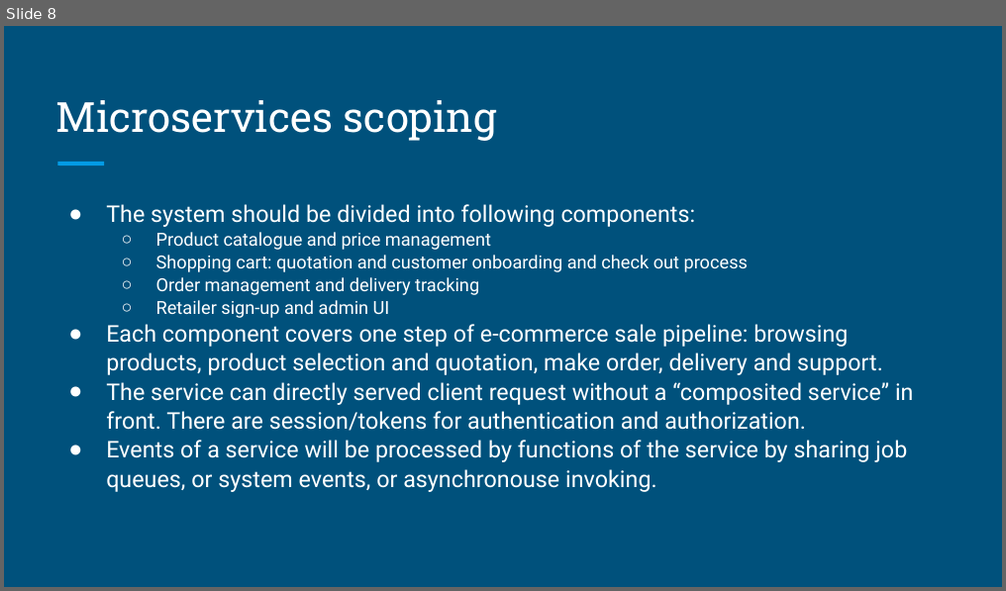
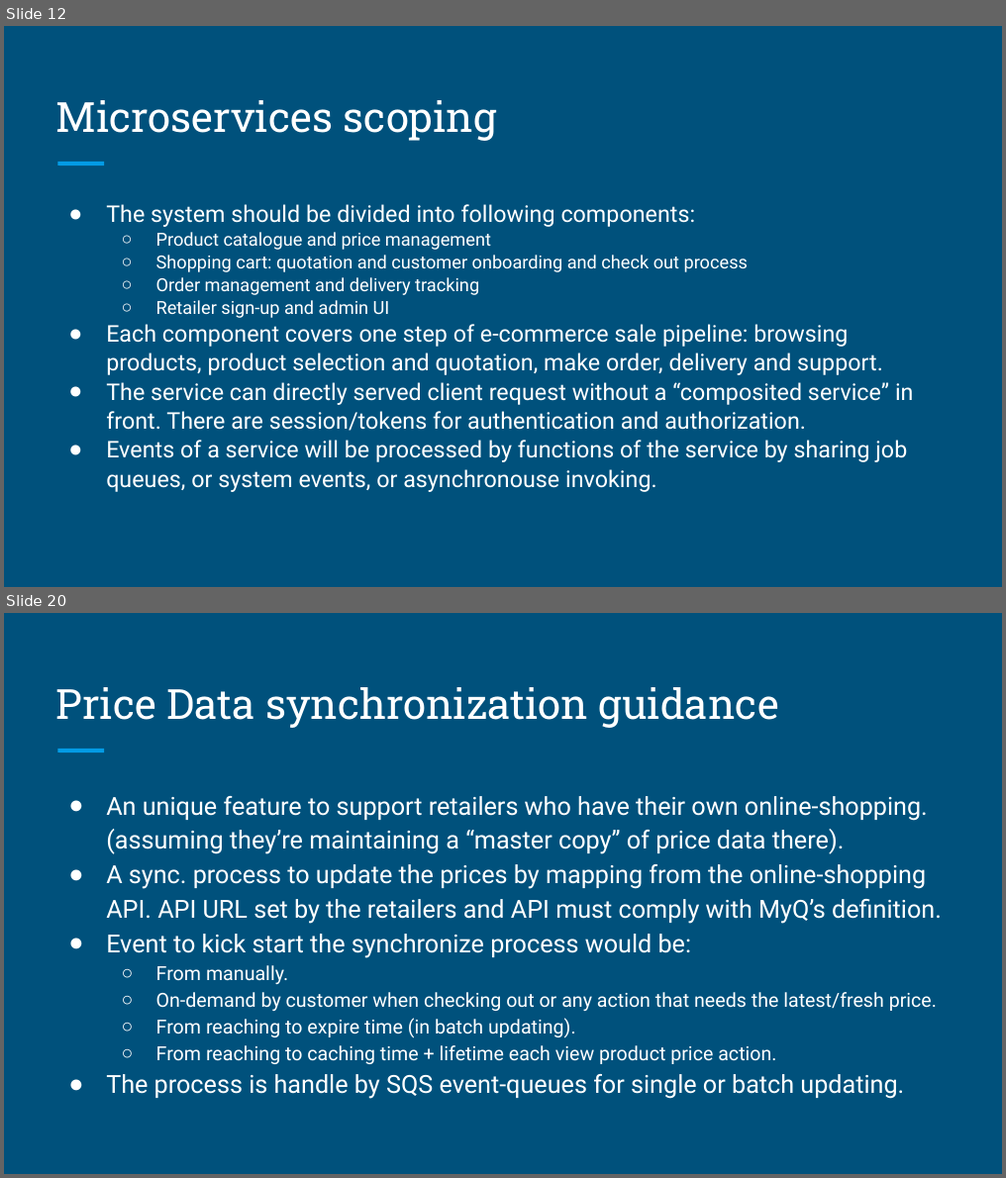
Before and after one commit to myquartz/myq-online-shopping, a slide deck: design/MyQ Online Shopping.odp. Shown one above the other, each under a label of ours: slide 8 before the commit, slides 12 and 20 after it; the slides between them are not shown. The pictures are 1006x591 and 1006x1178 pixels, drawn with LibreOffice and Linux fonts; fonts in the diff are those of the drawing. Boxes give left, top, right and bottom in pixels: in the first picture for what was removed or moved away, otherwise in the second. Text is boxed around its words. In the diff, an @@ line names an element or a change of style, - is before the commit and + after.

```diff
--- a/design/MyQ Online Shopping.odp
+++ b/design/MyQ Online Shopping.odp
@@ slide 20 added at bbox=[4, 613, 1002, 1174], background #00517C; not listed: 1 template element that a slide beside it also shows @@
@@ title added at bbox=[56, 687, 779, 728], 30 pt, text #FFFFFF @@
+Price Data synchronization guidance
@@ text added at bbox=[106, 796, 942, 1099], 18 pt, text #FFFFFF @@
+● An unique feature to support retailers who have their own online-shopping. (assuming they’re maintaining a “master copy” of price data there).
+● A sync. process to update the prices by mapping from the online-shopping API. API URL set by the retailers and API must comply with MyQ’s definition.
+● Event to kick start the synchronize process would be:
+  ○ From manually.
+  ○ On-demand by customer when checking out or any action that needs the latest/fresh price.
+  ○ From reaching to expire time (in batch updating).
+  ○ From reaching to caching time + lifetime each view product price action.
+● The process is handle by SQS event-queues for single or batch updating.
@@ what was slide 8 is now slide 12 @@
```
Also in this commit, not shown: 2 slides changed, 29 other slides added, 2 other files.
